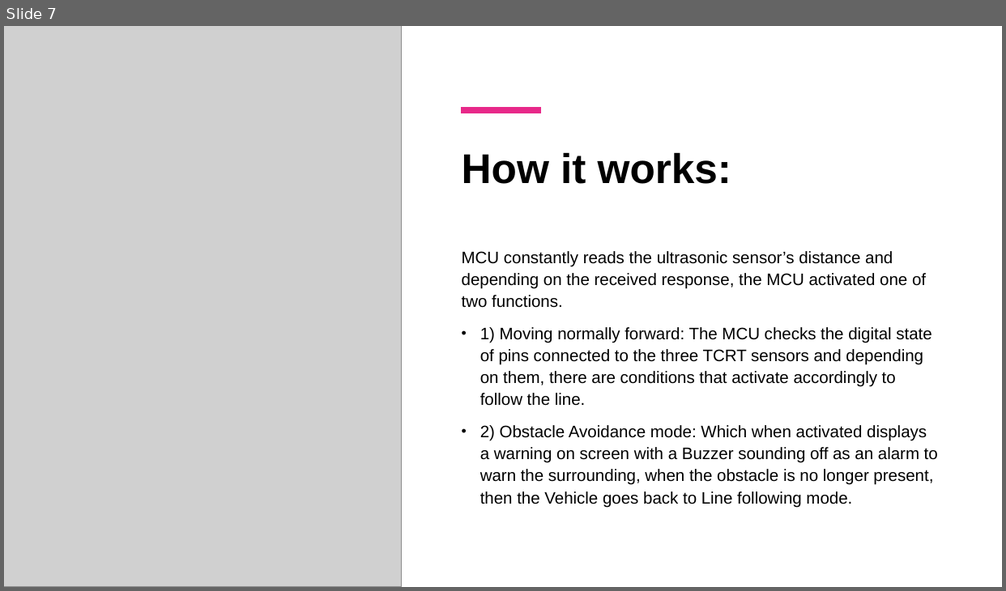
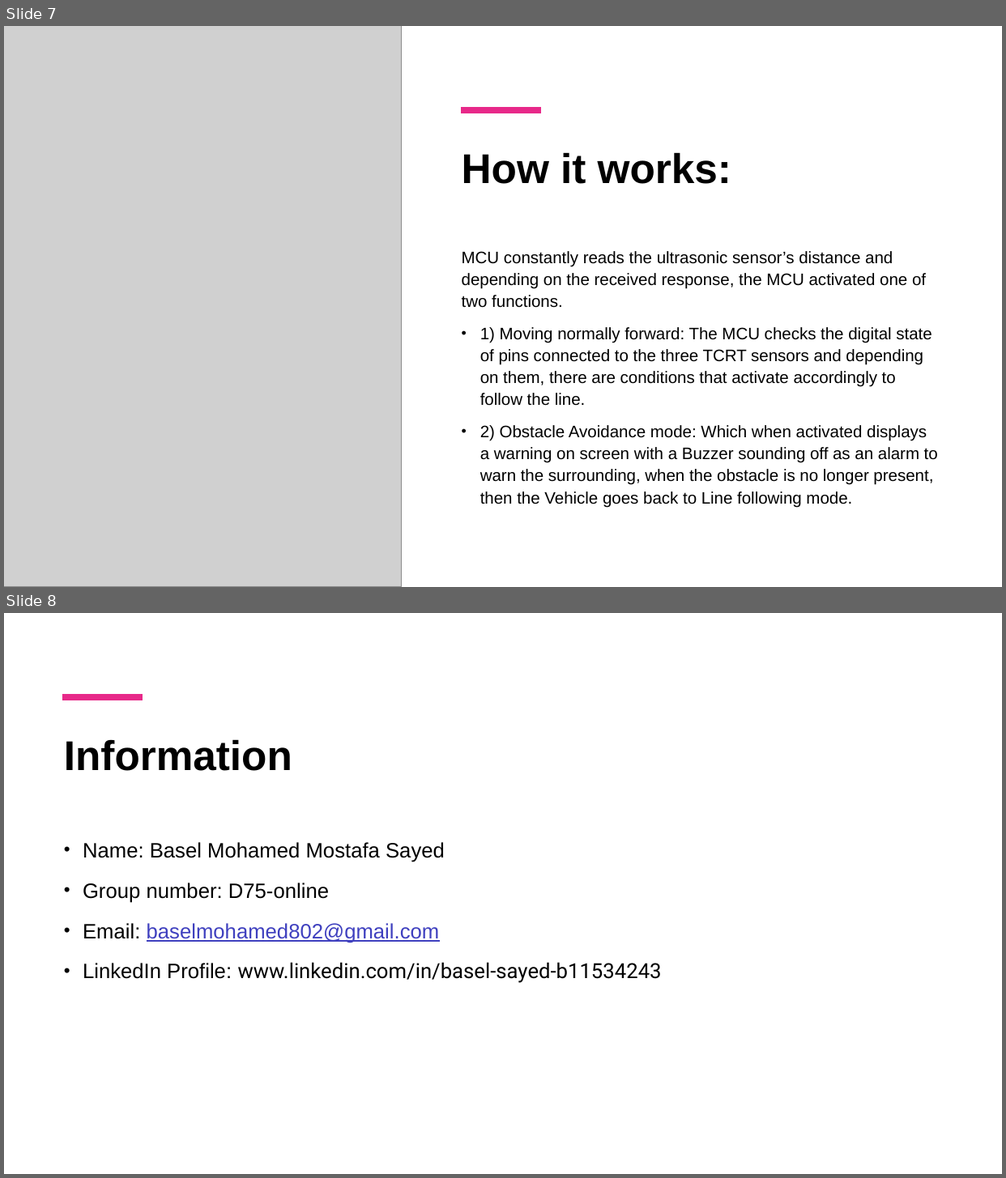
Before and after one commit to RattleBrattle/Autonomous-Line-following-Vehicle-, a slide deck: Project presentation.pptx. Shown one above the other, each under a label of ours: slide 7 before the commit, slides 7 and 8 after it. The pictures are 1006x591 and 1006x1178 pixels, drawn with LibreOffice and Linux fonts; fonts in the diff are those of the drawing; grey boxes stand for pictures. Boxes give left, top, right and bottom in pixels: in the first picture for what was removed or moved away, otherwise in the second. Text is boxed around its words. In the diff, an @@ line names an element or a change of style, - is before the commit and + after.

```diff
--- a/Project presentation.pptx
+++ b/Project presentation.pptx
@@ slide 8 added at box(4, 613, 1002, 1174), background #FFFFFF @@
@@ line added from (62, 697) to (143, 697), #E72989 6 pt @@
@@ title added at box(64, 739, 292, 771), 40 pt, text #000000, bold @@
+Information
@@ text added at box(83, 842, 662, 983), 20 pt, text #000000 @@
+• Name: Basel Mohamed Mostafa Sayed
+• Group number: D75-online
+• Email: baselmohamed802@gmail.com
+• LinkedIn Profile: www.linkedin.com/in/basel-sayed-b11534243
```
Also in this commit, not shown: 2 slides changed.
